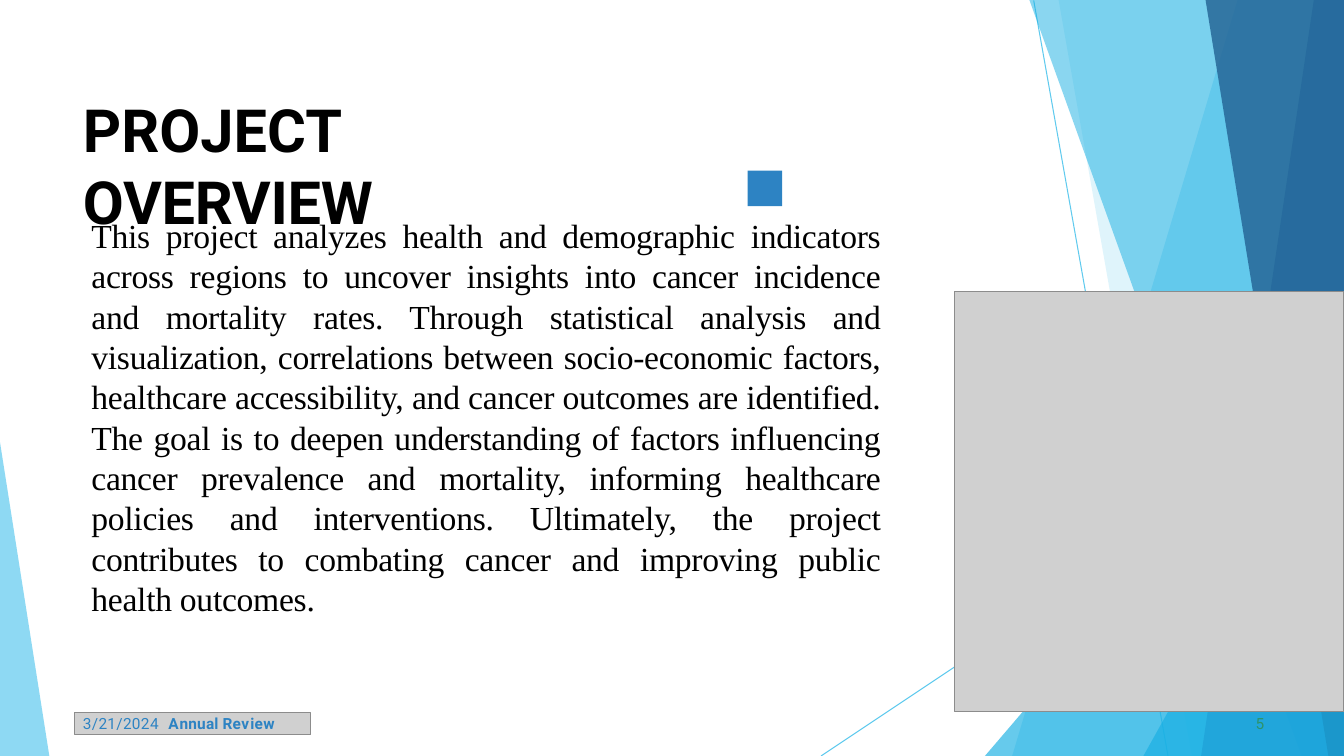
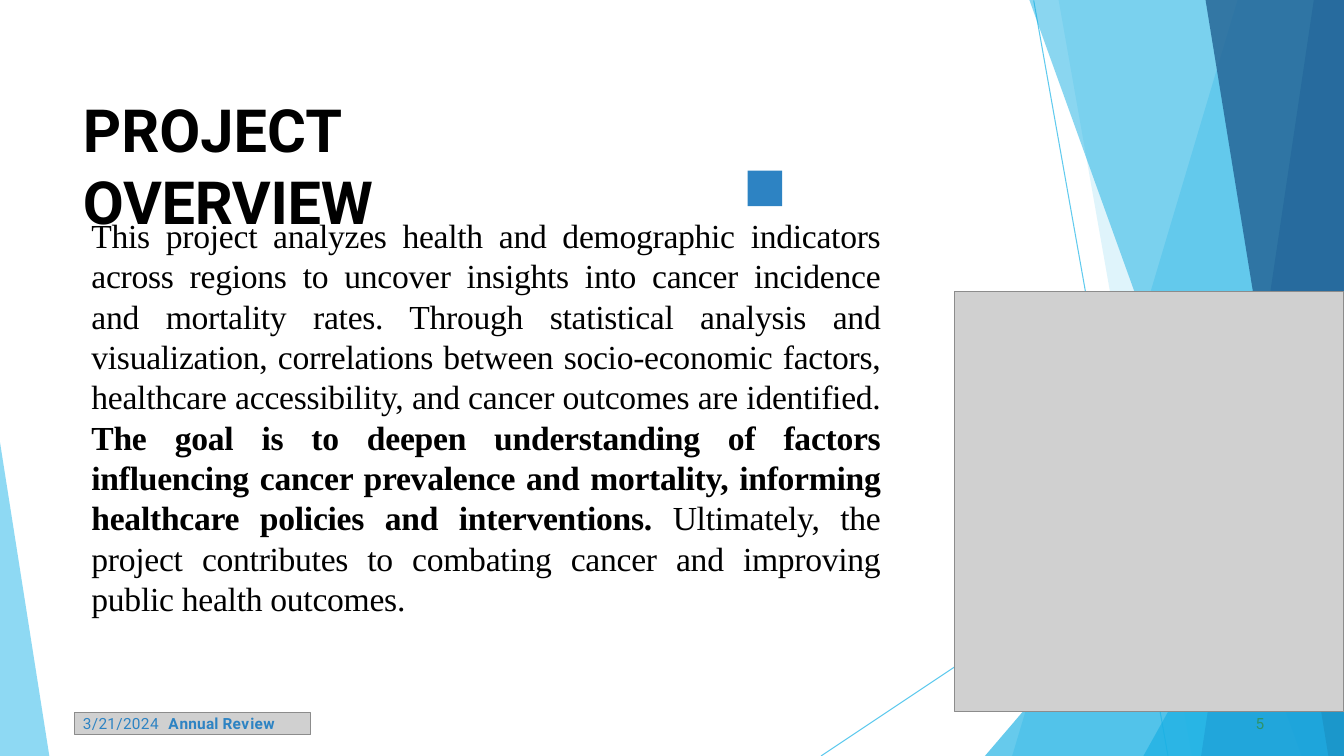
Before and after one commit to Harshini-priyaa/TNSDC-Generative_AI, a slide deck: slide 5 of Template_Presentation_Students (Harshinipriyaa).pptx. Drawn at 1344x756 pixels with LibreOffice and Linux fonts; fonts in the diff are those of the drawing; grey boxes stand for pictures. Boxes give left, top, right and bottom in pixels: in the first picture for what was removed or moved away, otherwise in the second. Text is boxed around its words. In the diff, an @@ line names an element or a change of style, - is before the commit and + after.

```diff
--- a/Template_Presentation_Students (Harshinipriyaa).pptx
+++ b/Template_Presentation_Students (Harshinipriyaa).pptx
@@ text "This project analyzes health and ..." at box(91, 222, 881, 617): bold on in "The goal is to deepen understanding of ..." @@
```
Also in this commit, not shown: 5 other slides changed.
